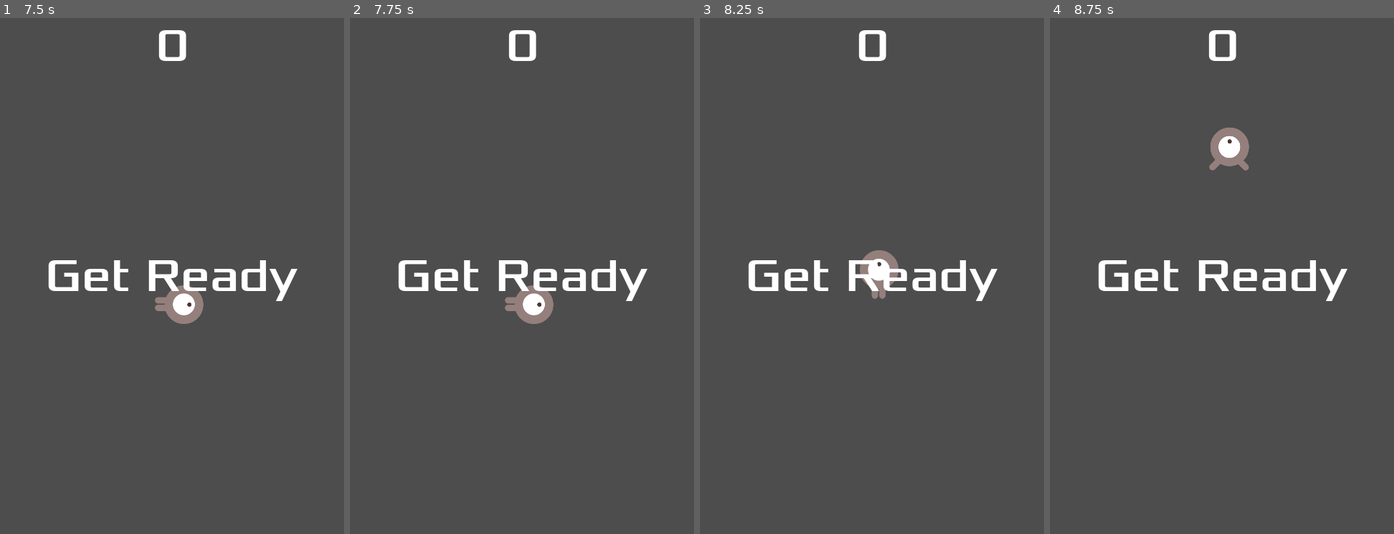
Above: before the commit, frames 1-4 (left to right).
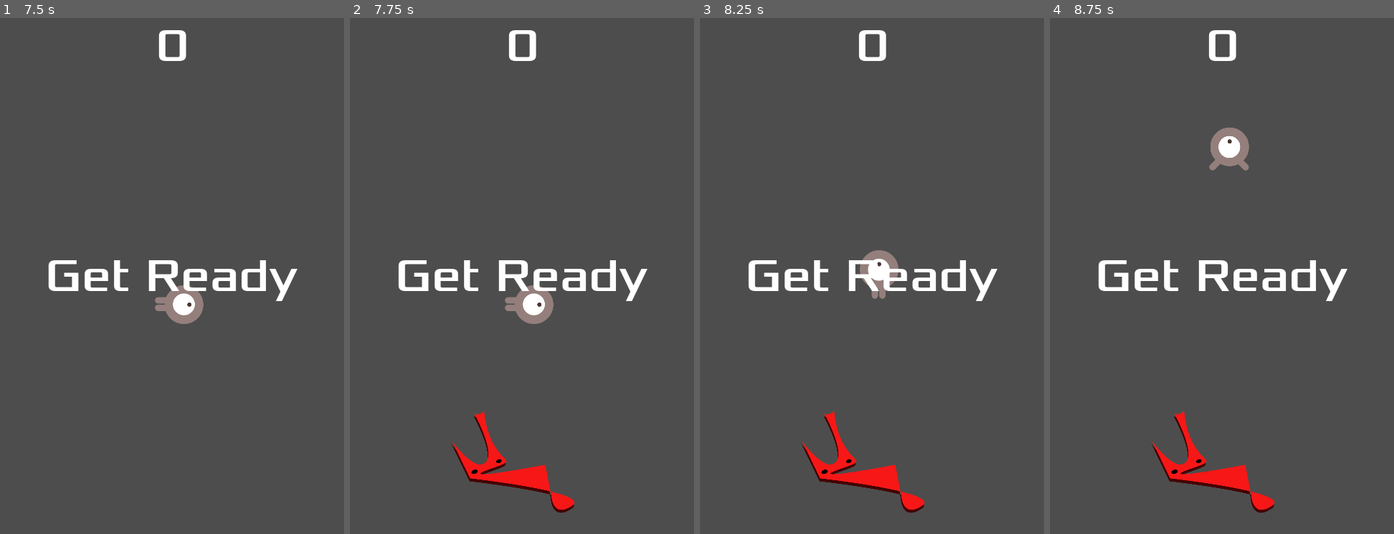
Above: after the commit, the same moments.

Repository: eli0lson/StarterGame
Game: Godot game, scene res://mainScene/main.tscn
The game is run twice, just before and just after one commit, with the same random seed, the same clock (stepped at 60 frames per second) and the same inputs.
Inputs:
- Up to frame 1 (7.5 s): click "Start" at 0.5 s; tap Enter at 1.25, 6.5 s; hold D (move_right) 1.28-2.03 s; hold S (move_down) 2.03-2.78 s; hold D (move_right) 2.78-3.53 s; hold W (move_up) 3.53-4.28 s; hold A (move_left) 4.28-5.78 s; tap Space at 5 s; hold S (move_down) 5.78-6.53 s; hold D (move_right) 6.53-7.25 s; click "Start" at 7.25 s
- Up to frame 2 (7.75 s): no input
- Up to frame 3 (8.25 s): tap Space at 8 s; hold W (move_up) from 8.03 s (still down)
- Up to frame 4 (8.75 s): keep holding W (move_up)

Frame 1 is identical in both runs. In frame 2, 1.5% of the frame differs, in the area x 29-66%, y 76-96%; in frame 3, 1.5%; in frame 4, 1.5%.

Commit message:
Add item pickups

Diff:
--- a/mainScene/main.gd
+++ b/mainScene/main.gd
@@ -3,6 +3,7 @@
 var screen_size
 @export var mob_scene: PackedScene
 @export var projectile2_scene: PackedScene
+@export var item_scene: PackedScene
 var score
 
 var can_shoot = true
@@ -27,6 +28,7 @@
 
 func handle_fire(input, delta):
 	var projectile = projectile2_scene.instantiate()
+	#projectile.set_sprite(Stats.projectile_image)
 
 	# animation is facing wrong way so flip to begin with
 	var projectile_rotation = PI
@@ -101,6 +103,12 @@
 	#$ScoreTimer.start()
 	$MobTimer.start()
 	game_is_over = false
+	$ItemTimer.start()
 
 func _on_shot_timer_timeout():
 	can_shoot = true
+
+
+func _on_item_timer_timeout() -> void:
+	var item = item_scene.instantiate()
+	add_child(item)
--- a/mainScene/main.tscn
+++ b/mainScene/main.tscn
@@ -1,9 +1,10 @@
-[gd_scene load_steps=9 format=3 uid="uid://00ago5m33nym"]
+[gd_scene load_steps=10 format=3 uid="uid://00ago5m33nym"]
 
 [ext_resource type="Script" path="res://mainScene/main.gd" id="1_g404o"]
 [ext_resource type="PackedScene" uid="uid://bv3smscm5bpsa" path="res://mob/mob.tscn" id="2_dlbg0"]
 [ext_resource type="PackedScene" uid="uid://5qwkybn13p74" path="res://projectile_2.tscn" id="3_bux4m"]
 [ext_resource type="PackedScene" uid="uid://i4tgixgnogga" path="res://hud/hud.tscn" id="4_k2am7"]
+[ext_resource type="PackedScene" uid="uid://dam5fp7qa7qjs" path="res://pickup.tscn" id="4_pv7v5"]
 [ext_resource type="PackedScene" uid="uid://beagqcu70fdyw" path="res://newPlayer/character_body_2d.tscn" id="5_j2m48"]
 [ext_resource type="PackedScene" uid="uid://ckcbv6nyn23cj" path="res://mainScene/static_body_2d.tscn" id="5_ywqbw"]
 
@@ -19,6 +20,7 @@
 script = ExtResource("1_g404o")
 mob_scene = ExtResource("2_dlbg0")
 projectile2_scene = ExtResource("3_bux4m")
+item_scene = ExtResource("4_pv7v5")
 
 [node name="MobTimer" type="Timer" parent="."]
 wait_time = 0.5
@@ -55,9 +57,13 @@
 [node name="ShotTimer" type="Timer" parent="."]
 wait_time = 0.33
 
+[node name="ItemTimer" type="Timer" parent="."]
+wait_time = 5.0
+
 [connection signal="timeout" from="MobTimer" to="." method="_on_mob_timer_timeout"]
 [connection signal="timeout" from="ScoreTimer" to="." method="_on_score_timer_timeout"]
 [connection signal="timeout" from="StartTimer" to="." method="_on_start_timer_timeout"]
 [connection signal="start_game" from="HUD" to="." method="new_game"]
 [connection signal="hit" from="PhysicsPlayer" to="." method="game_over"]
 [connection signal="timeout" from="ShotTimer" to="." method="_on_shot_timer_timeout"]
+[connection signal="timeout" from="ItemTimer" to="." method="_on_item_timer_timeout"]
--- a/mob/mob.gd
+++ b/mob/mob.gd
@@ -18,7 +18,6 @@
 
 func game_over():
 	hide()
-	queue_free()
 
 
 func ouch():
--- a/newPlayer/character_body_2d.gd
+++ b/newPlayer/character_body_2d.gd
@@ -83,6 +83,7 @@
 	$CollisionShape2D.disabled = false
 
 func ouch():
+	#pass
 	hide()
 	print("HIT")
 	hit.emit()
--- a/newPlayer/character_body_2d.tscn
+++ b/newPlayer/character_body_2d.tscn
@@ -9,8 +9,8 @@
 height = 62.0
 
 [node name="CharacterBody2D" type="CharacterBody2D"]
-collision_layer = 6
-collision_mask = 6
+collision_layer = 22
+collision_mask = 22
 motion_mode = 1
 script = ExtResource("1_c43v6")
 metadata/_edit_group_ = true
--- a/oldPlayer/player.tres
+++ b/oldPlayer/player.tres
@@ -1,12 +1,22 @@
-[gd_resource type="SpriteFrames" load_steps=5 format=3 uid="uid://ch677oofismxv"]
+[gd_resource type="SpriteFrames" load_steps=7 format=3 uid="uid://ch677oofismxv"]
 
+[ext_resource type="Texture2D" uid="uid://f8j5j8tiq2to" path="res://art/projectile.png" id="1_4x0c5"]
 [ext_resource type="Texture2D" uid="uid://ds75tbswa1lt4" path="res://art/playerGrey_up1.png" id="1_mfqcm"]
 [ext_resource type="Texture2D" uid="uid://ba0oi3s38l6qy" path="res://art/playerGrey_up2.png" id="2_gtr6k"]
 [ext_resource type="Texture2D" uid="uid://cons64vqo31i" path="res://art/playerGrey_walk1.png" id="3_ja8xb"]
 [ext_resource type="Texture2D" uid="uid://rxefxetkc02h" path="res://art/playerGrey_walk2.png" id="4_71scx"]
+[ext_resource type="Texture2D" uid="uid://d20c13yceokaq" path="res://art/pickup-1.png" id="6_1tgib"]
 
 [resource]
 animations = [{
+"frames": [{
+"duration": 1.0,
+"texture": ExtResource("1_4x0c5")
+}],
+"loop": true,
+"name": &"cake",
+"speed": 5.0
+}, {
 "frames": [{
 "duration": 1.0,
 "texture": ExtResource("1_mfqcm")
@@ -28,4 +38,12 @@
 "loop": true,
 "name": &"walk",
 "speed": 5.0
+}, {
+"frames": [{
+"duration": 1.0,
+"texture": ExtResource("6_1tgib")
+}],
+"loop": true,
+"name": &"weird_guy",
+"speed": 5.0
 }]
--- a/pickup.gd
+++ b/pickup.gd
@@ -1,15 +1,46 @@
 extends Area2D
 
+@export var id = 0
+var modifiers
 
 # Called when the node enters the scene tree for the first time.
 func _ready() -> void:
-	pass # Replace with function body.
+	var file_as_text = FileAccess.get_file_as_string("res://modifiers.txt")
+	#print(file_as_text)
+	var json = JSON.new()
+	var parse_return = json.parse(file_as_text)
 
+	modifiers = json.data
 
+	id = randi_range(0, modifiers.size() - 1)
+	print(modifiers[id]["sprite_path"])
+	$Sprite2D.texture = load(modifiers[id]["sprite_path"])
+
+	var vp = get_viewport().size
+	position = Vector2(randf_range(0, vp.x), randf_range(0, vp.y))
+
+	show()
 # Called every frame. 'delta' is the elapsed time since the previous frame.
 func _process(delta: float) -> void:
 	pass
 
+func _on_area_entered(area: Area2D) -> void:
+	hide()
+	queue_free()
+	$CollisionShape2D.set_deferred("disabled", true)
+	Stats.update_stat(id)
+#
+#func set_sprite(path) -> void:
+	#$Sprite2D.texture = load(path)
 
-func _on_area_entered(area: Area2D) -> void:
-	pass # Replace with function body.
+
+func _on_body_entered(body: Node2D) -> void:
+	hide()
+	queue_free()
+	$CollisionShape2D.set_deferred("disabled", true)
+
+	print(modifiers, modifiers[id])
+	if modifiers != null && modifiers[id] != null:
+		var modifier = modifiers[id]["modifier"]
+
+		Stats.update_stat(modifier)
--- a/pickup.tscn
+++ b/pickup.tscn
@@ -1,21 +1,27 @@
 [gd_scene load_steps=4 format=3 uid="uid://dam5fp7qa7qjs"]
 
 [ext_resource type="Script" path="res://pickup.gd" id="1_hobxu"]
-[ext_resource type="Texture2D" uid="uid://cvd5lqncq12at" path="res://art/antenna.png" id="1_nhjw5"]
+[ext_resource type="Texture2D" uid="uid://f8j5j8tiq2to" path="res://art/projectile.png" id="2_7trlx"]
 
 [sub_resource type="CapsuleShape2D" id="CapsuleShape2D_dbsj5"]
-radius = 25.0
-height = 56.0
+radius = 24.0
+height = 48.0
 
 [node name="Pickup" type="Area2D"]
+light_mask = 8
+visibility_layer = 8
+collision_layer = 16
+collision_mask = 16
 script = ExtResource("1_hobxu")
 
 [node name="Sprite2D" type="Sprite2D" parent="."]
-scale = Vector2(0.1, 0.1)
-texture = ExtResource("1_nhjw5")
+light_mask = 2
+visibility_layer = 2
+scale = Vector2(0.3, 0.3)
+texture = ExtResource("2_7trlx")
 
 [node name="CollisionShape2D" type="CollisionShape2D" parent="."]
-position = Vector2(0, -11)
 shape = SubResource("CapsuleShape2D_dbsj5")
 
 [connection signal="area_entered" from="." to="." method="_on_area_entered"]
+[connection signal="body_entered" from="." to="." method="_on_body_entered"]
--- a/project.godot
+++ b/project.godot
@@ -18,6 +18,7 @@
 [autoload]
 
 Score="*res://score.gd"
+Stats="*res://stats.gd"
 
 [display]
 
--- a/projectile_2.gd
+++ b/projectile_2.gd
@@ -1,11 +1,13 @@
 extends CharacterBody2D
-
 
 const SPEED = 500.0
 
 var shot_vector = Vector2.ZERO
 
 func _ready():
+	print(Stats.stats)
+	if "projectile_image" in Stats.stats:
+		$AnimatedSprite2D.animation = Stats.stats["projectile_image"]
 	shot_vector = Vector2.ZERO
 
 func _physics_process(delta: float) -> void:
@@ -34,3 +36,6 @@
 	$AnimatedSprite2D.stop()
 	hide()
 	queue_free()
+
+func set_sprite(path):
+	$AnimatedSprite2D.animation = path
--- /dev/null
+++ b/stats.gd
@@ -0,0 +1,18 @@
+extends Node
+
+
+@export var projectile_image = "up"
+@export var stats: Dictionary
+
+# Called when the node enters the scene tree for the first time.
+func _ready() -> void:
+	stats = {}
+
+# Called every frame. 'delta' is the elapsed time since the previous frame.
+func _process(delta: float) -> void:
+	pass
+
+func update_stat(modifier):
+	for key in modifier:
+		print(key)
+		stats[key] = modifier[key]
Binary file added: art/projectile.png
Not shown, added: art/projectile.png.import
Not shown, added: modifiers.txt
